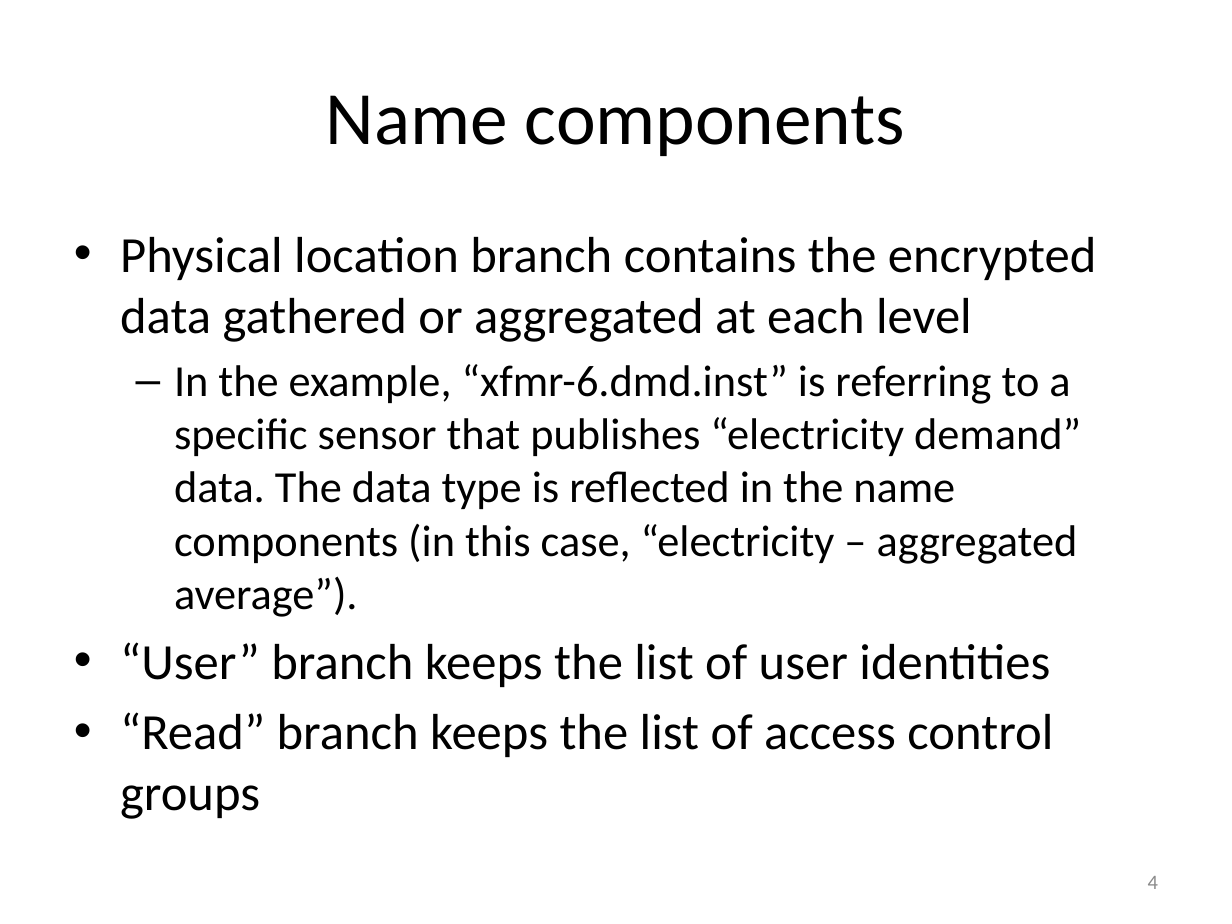
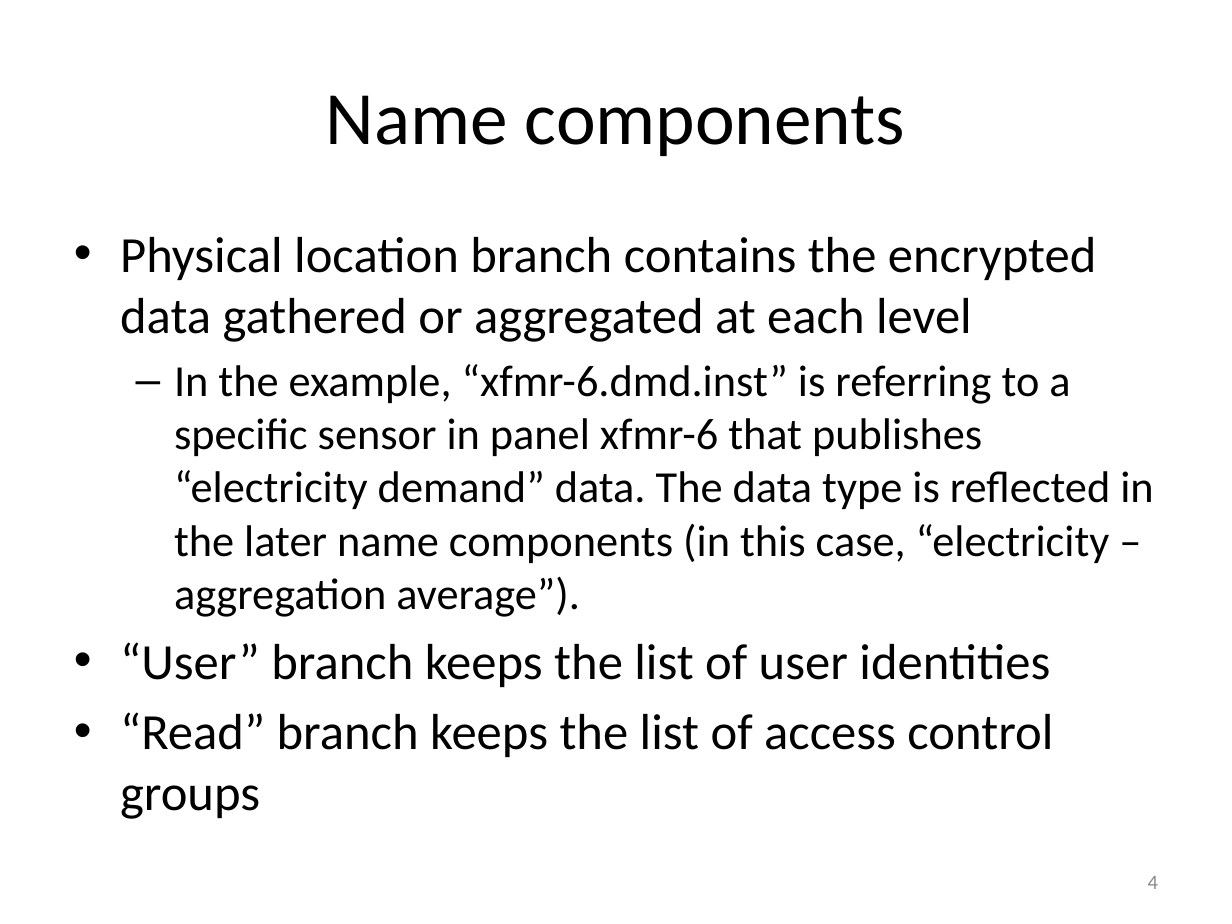
Before and after one commit to HHHlaing/bms-node, a slide deck: slide 4 of bms-poster-presentations/presentations/bms-application-design-nov8-2015.pptx. Drawn at 1232x924 pixels with LibreOffice and Linux fonts; fonts in the diff are those of the drawing. Boxes give left, top, right and bottom in pixels: in the first picture for what was removed or moved away, otherwise in the second. Text is boxed around its words. In the diff, an @@ line names an element or a change of style, - is before the commit and + after.

Commit message:
presentation: wording update for design slides

```diff
--- a/bms-poster-presentations/presentations/bms-application-design-nov8-2015.pptx
+++ b/bms-poster-presentations/presentations/bms-application-design-nov8-2015.pptx
@@ text at [174,364,1153,617]: text changed @@
-  – In the example, “xfmr-6.dmd.inst” is referring to a specific sensor that publishes “electricity demand” data. The data type is reflected in the name components (in this case, “electricity – aggregated average”).
+  – In the example, “xfmr-6.dmd.inst” is referring to a specific sensor in panel xfmr-6 that publishes “electricity demand” data. The data type is reflected in the later name components (in this case, “electricity – aggregation average”).
```
Also in this commit, not shown: 1 other slide changed, 1 other file.
